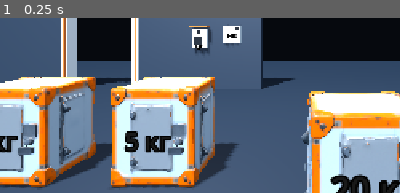
Above: before the commit, frame 1.
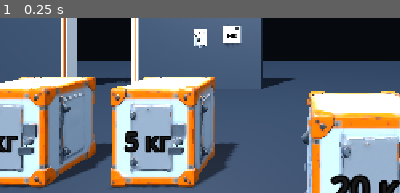
Above: after the commit, the same moment.

Repository: hhypest/project-evacuation
Game: Godot game, scene res://content/levels/portal_lab.tscn
Same seed, same stepped clock (60 frames per second), same inputs: the game is played once before the commit and once after it. This scene is started directly instead of the project's main scene.
Inputs:
- Up to frame 1 (0.25 s): no input
The pictures show only the part of the screen within x 12-62%, y 34-84%; the shares and areas given below are measured in that part.

The runs differ from the first frame. In frame 1, 0.5% of the frame differs, in the area x 47-53%, y 4-21%.

Commit message:
art: настенная кнопка и ручной переключатель из Meshy
WallButtonDevice выбирает вид по режиму: TIMED — корпус с оранжевым козырьком и
клавишей, которая утапливается на 1,5 см; TOGGLE — щиток с рычагом, который
перекидывается между ±31°. Подвижные части — отдельные модели. Коллизия прежняя
(0,36 × 0,5 × 0,16 м). Режимы нормализации — в tools/art/normalize_meshy.py,
происхождение и задачи Meshy — content/models/README.md (лицензия MIT).

Co-Authored-By: Claude Opus 5.5 <noreply@anthropic.com>
Claude-Session: https://claude.ai/code/session_01FNhSzabUQY8dc4Xe4Voy2A

Diff:
--- a/src/infrastructure/devices/wall_button_device.gd
+++ b/src/infrastructure/devices/wall_button_device.gd
@@ -1,14 +1,32 @@
 class_name WallButtonDevice
 extends PuzzleDeviceNode
 ## Protected wall button used by the player. TIMED keeps the signal for hold_seconds; TOGGLE flips it.
+## The two modes look different on purpose (ADR-0006: devices differ by silhouette): TIMED is a push button
+## under an orange hood, TOGGLE is a manual lever switch. Art: content/models/devices/wall_button and
+## wall_switch; the collision stays the 0.36 x 0.5 x 0.16 m box either way.
 
 @export var mode: DeviceDefinition.WallMode = DeviceDefinition.WallMode.TIMED
 @export var hold_seconds: float = 4.0
 ## Short marking under the key; empty shows the mode (seconds or ⟳).
 @export var caption: String = ""
 
+const BUTTON_BODY: PackedScene = preload("res://content/models/devices/wall_button/wall_button_body.gltf")
+const BUTTON_KEY: PackedScene = preload("res://content/models/devices/wall_button/wall_button_key.gltf")
+const SWITCH_BODY: PackedScene = preload("res://content/models/devices/wall_switch/wall_switch_body.gltf")
+const SWITCH_LEVER: PackedScene = preload("res://content/models/devices/wall_switch/wall_switch_lever.gltf")
+## Key seat in the housing recess, its travel when pressed, and the lamp on the round fixture.
+const KEY_AT: Vector3 = Vector3(0, -0.049, 0.017)
+const KEY_TRAVEL: float = 0.015
+const BUTTON_LAMP_AT: Vector3 = Vector3(-0.1, 0.065, 0.095)
+## Lever pivot in the switch slot and its two positions (radians about the wall normal).
+const LEVER_AT: Vector3 = Vector3(0, -0.07, 0.051)
+const LEVER_OFF: float = 0.55
+const LEVER_ON: float = -0.55
+const SWITCH_LAMP_AT: Vector3 = Vector3(0, 0.135, 0.018)
+
 var body: StaticBody3D
-var _key: MeshInstance3D
+var _key: Node3D
+var _lever: Node3D
 var _lamp: MeshInstance3D
 
 
@@ -22,23 +40,33 @@
 	var collision: CollisionShape3D = CollisionShape3D.new()
 	collision.shape = shape
 	body.add_child(collision)
-	body.add_child(box_mesh(shape.size, Color(0.88, 0.86, 0.82)))
 	add_child(body)
-	var hood: MeshInstance3D = box_mesh(Vector3(0.42, 0.05, 0.26), Color(0.88, 0.42, 0.18))
-	hood.position = Vector3(0, 0.28, 0.05)
-	add_child(hood)
-	_key = box_mesh(Vector3(0.18, 0.18, 0.06), Color(0.11, 0.12, 0.13))
-	_key.position = Vector3(0, -0.05, 0.1)
-	add_child(_key)
-	_lamp = box_mesh(Vector3(0.07, 0.07, 0.02), DARK)
-	_lamp.position = Vector3(0, 0.16, 0.085)
+	var toggle: bool = mode == DeviceDefinition.WallMode.TOGGLE
+	var housing: Node3D = (SWITCH_BODY if toggle else BUTTON_BODY).instantiate() as Node3D
+	housing.name = "Housing"
+	add_child(housing)
+	if toggle:
+		_lever = SWITCH_LEVER.instantiate() as Node3D
+		_lever.name = "Lever"
+		_lever.position = LEVER_AT
+		_lever.rotation.z = LEVER_OFF
+		add_child(_lever)
+		_lamp = box_mesh(Vector3(0.05, 0.03, 0.006), DARK)
+		_lamp.position = SWITCH_LAMP_AT
+	else:
+		_key = BUTTON_KEY.instantiate() as Node3D
+		_key.name = "Key"
+		_key.position = KEY_AT
+		add_child(_key)
+		_lamp = box_mesh(Vector3(0.032, 0.032, 0.006), DARK)
+		_lamp.position = BUTTON_LAMP_AT
 	add_child(_lamp)
 	var label: Label3D = Label3D.new()
-	label.text = caption if not caption.is_empty() else ("⟳" if mode == DeviceDefinition.WallMode.TOGGLE else "%.0f с" % hold_seconds)
+	label.text = caption if not caption.is_empty() else ("⟳" if toggle else "%.0f с" % hold_seconds)
 	label.modulate = Color(0.1, 0.1, 0.1)
-	label.pixel_size = 0.004
+	label.pixel_size = 0.0016
 	label.font_size = 48
-	label.position = Vector3(0, -0.2, 0.085)
+	label.position = Vector3(0.09, -0.19, 0.03) if toggle else Vector3(0.09, -0.115, 0.075)
 	add_child(label)
 
 
@@ -55,4 +83,7 @@
 
 func show_output(on: bool, _delta: float) -> void:
 	set_lamp(_lamp, on)
-	_key.position.z = 0.08 if on else 0.1
+	if _key != null:
+		_key.position.z = KEY_AT.z - (KEY_TRAVEL if on else 0.0)
+	if _lever != null:
+		_lever.rotation.z = LEVER_ON if on else LEVER_OFF
Binary file added: content/models/devices/wall_button/wall_button_body.bin
Not shown, added: content/models/devices/wall_button/wall_button_body.gltf
Not shown, added: content/models/devices/wall_button/wall_button_body.gltf.import
Binary file added: content/models/devices/wall_button/wall_button_body_base_color.jpg
Not shown, added: content/models/devices/wall_button/wall_button_body_base_color.jpg.import
Binary file added: content/models/devices/wall_button/wall_button_body_metallic_roughness.jpg
Not shown, added: content/models/devices/wall_button/wall_button_body_metallic_roughness.jpg.import
Binary file added: content/models/devices/wall_button/wall_button_body_normal.jpg
Not shown, added: content/models/devices/wall_button/wall_button_body_normal.jpg.import
Binary file added: content/models/devices/wall_button/wall_button_key.bin
Not shown, added: content/models/devices/wall_button/wall_button_key.gltf
Not shown, added: content/models/devices/wall_button/wall_button_key.gltf.import
(and 26 more such lines)
